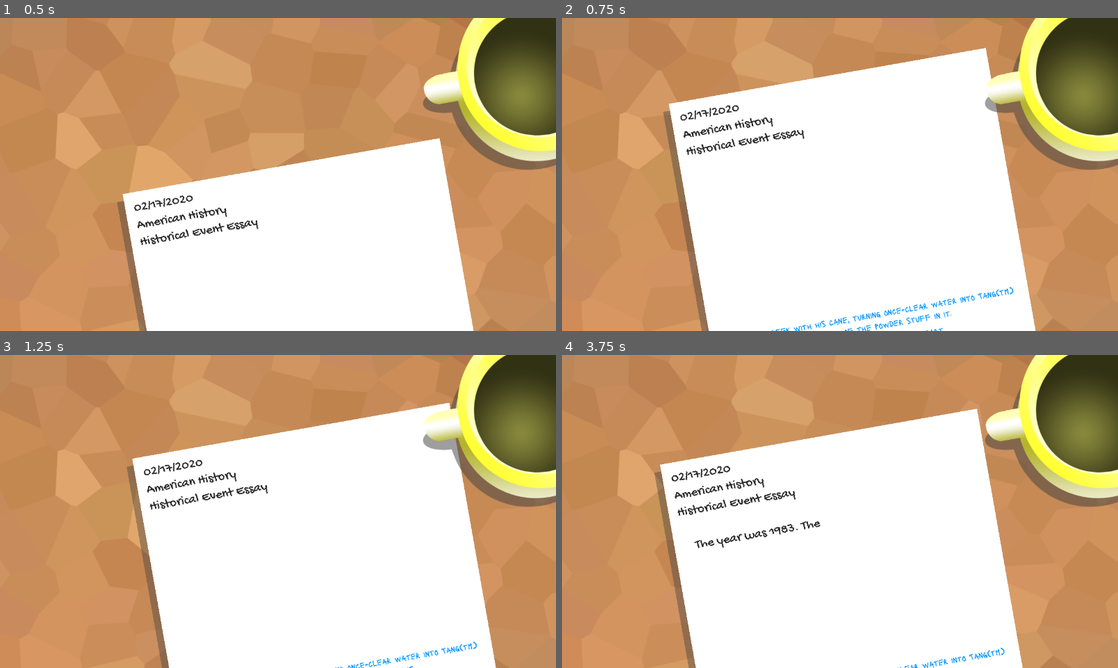
Above: before the commit, frames 1-4 (two rows, left to right).
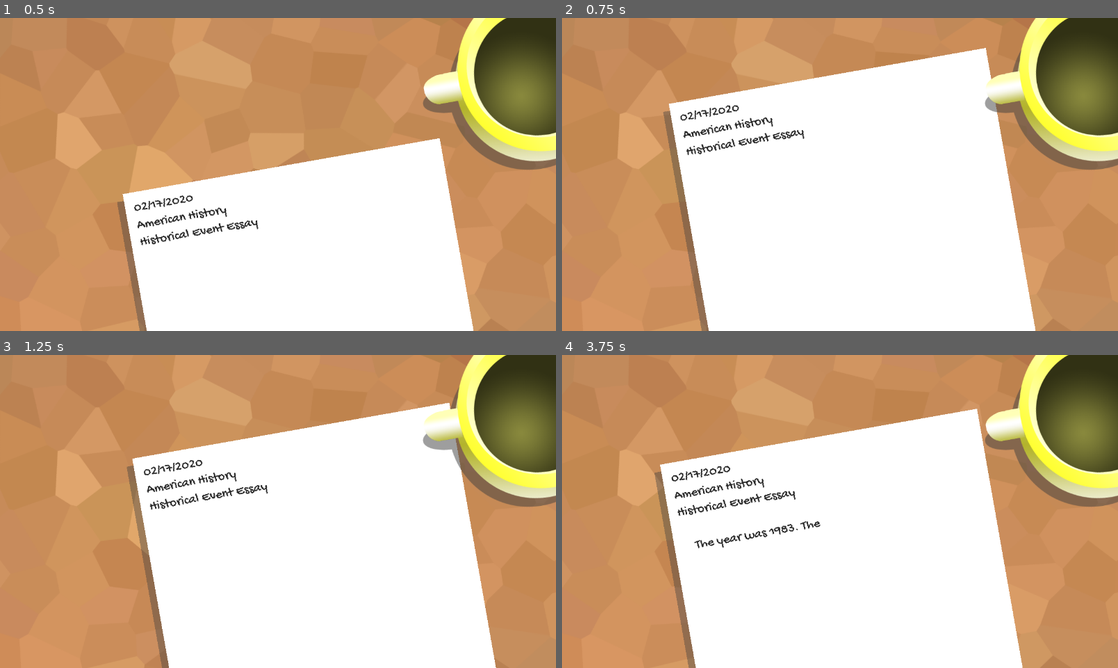
Above: after the commit, the same moments.

Repository: justinwash/godot-wild-jam-18
Game: Godot game, scene res://Scenes/Game.tscn
Same seed, same stepped clock (60 frames per second), same inputs: the game is played once before the commit and once after it.
Inputs:
- Up to frame 1 (0.5 s): no input
- Up to frame 2 (0.75 s): hold Right (ui_right) from 0.53 s (still down)
- Up to frame 3 (1.25 s): keep holding Right (ui_right)
- Up to frame 4 (3.75 s): release Right (ui_right) at 1.28 s; hold Down (ui_down) 1.28-2.03 s; hold Right (ui_right) 2.03-2.78 s; hold Up (ui_up) 2.78-3.53 s; hold Left (ui_left) from 3.53 s (still down)

Frame 1 is identical in both runs. In frame 2, 0.6% of the frame differs, in the area x 37-82%, y 86-100%; in frame 3, 0.2%; in frame 4, 0.2%.

Commit message:
make choices a scene

Diff:
--- /dev/null
+++ b/Plaguearism/Scenes/Day.tscn
@@ -0,0 +1,76 @@
+[gd_scene load_steps=5 format=2]
+
+[ext_resource path="res://Fonts/Lacquer-Regular.ttf" type="DynamicFontData" id=1]
+[ext_resource path="res://Scripts/Choice.gd" type="Script" id=2]
+[ext_resource path="res://Scripts/Option.gd" type="Script" id=3]
+
+[sub_resource type="DynamicFont" id=1]
+size = 20
+font_data = ExtResource( 1 )
+
+[node name="Day 1" type="Node2D"]
+visible = false
+script = ExtResource( 2 )
+correct_choice = NodePath("../AllChoices/Day1")
+
+[node name="1" type="Label" parent="."]
+margin_left = 287.0
+margin_top = 728.85
+margin_right = 988.0
+margin_bottom = 787.85
+custom_fonts/font = SubResource( 1 )
+custom_colors/font_color = Color( 0, 0.580392, 1, 1 )
+text = "answer 1"
+align = 1
+autowrap = true
+script = ExtResource( 3 )
+__meta__ = {
+"_edit_use_anchors_": false
+}
+
+[node name="ClickArea" type="TextureButton" parent="1"]
+margin_right = 711.0
+margin_bottom = 60.0
+mouse_default_cursor_shape = 2
+
+[node name="2" type="Label" parent="."]
+margin_left = 290.324
+margin_top = 790.9
+margin_right = 991.324
+margin_bottom = 849.9
+custom_fonts/font = SubResource( 1 )
+custom_colors/font_color = Color( 0, 0.580392, 1, 1 )
+text = "answer 2"
+align = 1
+autowrap = true
+script = ExtResource( 3 )
+__meta__ = {
+"_edit_use_anchors_": false
+}
+
+[node name="ClickArea" type="TextureButton" parent="2"]
+margin_right = 713.0
+margin_bottom = 54.0
+mouse_default_cursor_shape = 2
+
+[node name="3" type="Label" parent="."]
+margin_left = 290.324
+margin_top = 857.382
+margin_right = 991.324
+margin_bottom = 916.382
+custom_fonts/font = SubResource( 1 )
+custom_colors/font_color = Color( 0, 0.580392, 1, 1 )
+text = "answer 3"
+align = 1
+autowrap = true
+script = ExtResource( 3 )
+__meta__ = {
+"_edit_use_anchors_": false
+}
+
+[node name="ClickArea" type="TextureButton" parent="3"]
+margin_left = -1.10803
+margin_top = -3.3241
+margin_right = 706.892
+margin_bottom = 56.6759
+mouse_default_cursor_shape = 2
--- a/Plaguearism/Scenes/Game.tscn
+++ b/Plaguearism/Scenes/Game.tscn
@@ -1,13 +1,11 @@
-[gd_scene load_steps=17 format=2]
+[gd_scene load_steps=14 format=2]
 
 [ext_resource path="res://Fonts/GochiHand-Regular.ttf" type="DynamicFontData" id=1]
 [ext_resource path="res://Art/desk.png" type="Texture" id=2]
 [ext_resource path="res://Scripts/Paper.gd" type="Script" id=3]
 [ext_resource path="res://Art/mug.png" type="Texture" id=4]
 [ext_resource path="res://Scripts/Section.gd" type="Script" id=5]
-[ext_resource path="res://Fonts/Lacquer-Regular.ttf" type="DynamicFontData" id=6]
-[ext_resource path="res://Scripts/Choice.gd" type="Script" id=7]
-[ext_resource path="res://Scripts/Option.gd" type="Script" id=8]
+[ext_resource path="res://Scenes/Day.tscn" type="PackedScene" id=6]
 
 [sub_resource type="Animation" id=1]
 resource_name = "Popup"
@@ -31,10 +29,6 @@
 size = 30
 font_data = ExtResource( 1 )
 
-[sub_resource type="DynamicFont" id=4]
-size = 20
-font_data = ExtResource( 6 )
-
 [sub_resource type="RectangleShape2D" id=5]
 extents = Vector2( 703.063, 30.9232 )
 
@@ -222,209 +216,34 @@
 "_editor_description_": "Death of the first pet rock"
 }
 
-[node name="Day 1" type="Node2D" parent="Paper/Choices"]
-script = ExtResource( 7 )
-correct_choice = NodePath("../AllChoices/Day1")
-
-[node name="1" type="Label" parent="Paper/Choices/Day 1"]
-margin_left = 287.0
-margin_top = 728.85
-margin_right = 988.0
-margin_bottom = 787.85
-custom_fonts/font = SubResource( 4 )
-custom_colors/font_color = Color( 0, 0.580392, 1, 1 )
-text = "answer 1"
-align = 1
-autowrap = true
-script = ExtResource( 8 )
-__meta__ = {
-"_edit_use_anchors_": false
-}
-
-[node name="ClickArea" type="TextureButton" parent="Paper/Choices/Day 1/1"]
-margin_right = 711.0
-margin_bottom = 60.0
-mouse_default_cursor_shape = 2
-
-[node name="2" type="Label" parent="Paper/Choices/Day 1"]
-margin_left = 290.324
-margin_top = 790.9
-margin_right = 991.324
-margin_bottom = 849.9
-custom_fonts/font = SubResource( 4 )
-custom_colors/font_color = Color( 0, 0.580392, 1, 1 )
-text = "answer 2"
-align = 1
-autowrap = true
-script = ExtResource( 8 )
-__meta__ = {
-"_edit_use_anchors_": false
-}
-
-[node name="ClickArea" type="TextureButton" parent="Paper/Choices/Day 1/2"]
-margin_right = 713.0
-margin_bottom = 54.0
-mouse_default_cursor_shape = 2
-
-[node name="3" type="Label" parent="Paper/Choices/Day 1"]
-margin_left = 290.324
-margin_top = 857.382
-margin_right = 991.324
-margin_bottom = 916.382
-custom_fonts/font = SubResource( 4 )
-custom_colors/font_color = Color( 0, 0.580392, 1, 1 )
-text = "answer 3"
-align = 1
-autowrap = true
-script = ExtResource( 8 )
-__meta__ = {
-"_edit_use_anchors_": false
-}
-
-[node name="ClickArea" type="TextureButton" parent="Paper/Choices/Day 1/3"]
-margin_left = -1.10803
-margin_top = -3.3241
-margin_right = 706.892
-margin_bottom = 56.6759
-mouse_default_cursor_shape = 2
-
-[node name="Day 2" type="Node2D" parent="Paper/Choices"]
-visible = false
-position = Vector2( 3.09082, 275.088 )
-script = ExtResource( 7 )
-delay = 45
+[node name="Day 1" parent="Paper/Choices" instance=ExtResource( 6 )]
+
+[node name="Day 2" parent="Paper/Choices" instance=ExtResource( 6 )]
 correct_choice = NodePath("../AllChoices/Day2")
 
-[node name="1" type="Label" parent="Paper/Choices/Day 2"]
-margin_left = 287.0
-margin_top = 728.85
-margin_right = 988.0
-margin_bottom = 787.85
-custom_fonts/font = SubResource( 4 )
-custom_colors/font_color = Color( 0, 0.580392, 1, 1 )
-text = "answer 1"
-align = 1
-autowrap = true
-script = ExtResource( 8 )
-__meta__ = {
-"_edit_use_anchors_": false
-}
-
-[node name="ClickArea" type="TextureButton" parent="Paper/Choices/Day 2/1"]
-margin_right = 711.0
-margin_bottom = 60.0
-mouse_default_cursor_shape = 2
-
-[node name="2" type="Label" parent="Paper/Choices/Day 2"]
-margin_left = 290.324
-margin_top = 790.9
-margin_right = 991.324
-margin_bottom = 849.9
-custom_fonts/font = SubResource( 4 )
-custom_colors/font_color = Color( 0, 0.580392, 1, 1 )
-text = "answer 2"
-align = 1
-autowrap = true
-script = ExtResource( 8 )
-__meta__ = {
-"_edit_use_anchors_": false
-}
-
-[node name="ClickArea" type="TextureButton" parent="Paper/Choices/Day 2/2"]
-margin_right = 713.0
-margin_bottom = 54.0
-mouse_default_cursor_shape = 2
-
-[node name="3" type="Label" parent="Paper/Choices/Day 2"]
-margin_left = 290.324
-margin_top = 857.382
-margin_right = 991.324
-margin_bottom = 916.382
-custom_fonts/font = SubResource( 4 )
-custom_colors/font_color = Color( 0, 0.580392, 1, 1 )
-text = "answer 3"
-align = 1
-autowrap = true
-script = ExtResource( 8 )
-__meta__ = {
-"_edit_use_anchors_": false
-}
-
-[node name="ClickArea" type="TextureButton" parent="Paper/Choices/Day 2/3"]
-margin_left = -1.10803
-margin_top = -3.3241
-margin_right = 706.892
-margin_bottom = 56.6759
-mouse_default_cursor_shape = 2
-
-[node name="Day 3" type="Node2D" parent="Paper/Choices"]
-visible = false
-position = Vector2( 3.09082, 537.812 )
-script = ExtResource( 7 )
-delay = 50
+[node name="Day 3" parent="Paper/Choices" instance=ExtResource( 6 )]
 correct_choice = NodePath("../AllChoices/Day3")
 
-[node name="1" type="Label" parent="Paper/Choices/Day 3"]
-margin_left = 287.0
-margin_top = 728.85
-margin_right = 988.0
-margin_bottom = 787.85
-custom_fonts/font = SubResource( 4 )
-custom_colors/font_color = Color( 0, 0.580392, 1, 1 )
-text = "answer 1"
-align = 1
-autowrap = true
-script = ExtResource( 8 )
-__meta__ = {
-"_edit_use_anchors_": false
-}
-
-[node name="ClickArea" type="TextureButton" parent="Paper/Choices/Day 3/1"]
-margin_right = 711.0
-margin_bottom = 60.0
-mouse_default_cursor_shape = 2
-
-[node name="2" type="Label" parent="Paper/Choices/Day 3"]
-margin_left = 290.324
-margin_top = 790.9
-margin_right = 991.324
-margin_bottom = 849.9
-custom_fonts/font = SubResource( 4 )
-custom_colors/font_color = Color( 0, 0.580392, 1, 1 )
-text = "answer 2"
-align = 1
-autowrap = true
-script = ExtResource( 8 )
-__meta__ = {
-"_edit_use_anchors_": false
-}
-
-[node name="ClickArea" type="TextureButton" parent="Paper/Choices/Day 3/2"]
-margin_right = 713.0
-margin_bottom = 54.0
-mouse_default_cursor_shape = 2
-
-[node name="3" type="Label" parent="Paper/Choices/Day 3"]
-margin_left = 290.324
-margin_top = 857.382
-margin_right = 991.324
-margin_bottom = 916.382
-custom_fonts/font = SubResource( 4 )
-custom_colors/font_color = Color( 0, 0.580392, 1, 1 )
-text = "answer 3"
-align = 1
-autowrap = true
-script = ExtResource( 8 )
-__meta__ = {
-"_edit_use_anchors_": false
-}
-
-[node name="ClickArea" type="TextureButton" parent="Paper/Choices/Day 3/3"]
-margin_left = -1.10803
-margin_top = -3.3241
-margin_right = 706.892
-margin_bottom = 56.6759
-mouse_default_cursor_shape = 2
+[node name="Day 4" parent="Paper/Choices" instance=ExtResource( 6 )]
+correct_choice = NodePath("../AllChoices/Day4")
+
+[node name="Day 5" parent="Paper/Choices" instance=ExtResource( 6 )]
+correct_choice = NodePath("../AllChoices/Day5")
+
+[node name="Day 6" parent="Paper/Choices" instance=ExtResource( 6 )]
+correct_choice = NodePath("../AllChoices/Day6")
+
+[node name="Day 7" parent="Paper/Choices" instance=ExtResource( 6 )]
+correct_choice = NodePath("../AllChoices/Day7")
+
+[node name="Day 8" parent="Paper/Choices" instance=ExtResource( 6 )]
+correct_choice = NodePath("../AllChoices/Day8")
+
+[node name="Day 9" parent="Paper/Choices" instance=ExtResource( 6 )]
+correct_choice = NodePath("../AllChoices/Day9")
+
+[node name="Day 10" parent="Paper/Choices" instance=ExtResource( 6 )]
+correct_choice = NodePath("../AllChoices/Day10")
 
 [node name="Boundary" type="Node2D" parent="."]
 
--- a/Plaguearism/Scripts/Option.gd
+++ b/Plaguearism/Scripts/Option.gd
@@ -2,20 +2,27 @@
 
 onready var click_area = $ClickArea
 onready var day = $".."
+onready var selected = false
 export(Color) var idle_color = get("custom_colors/font_color")
 export(Color) var hover_color = Color('ff0000')
+export(Color) var correct_color = Color('')
+export(Color) var incorrect_color = Color('')
 
 func _ready():
 	click_area.connect("button_up", self, "_on_click")
 
 func _physics_process(delta):
-	if (click_area.is_hovered()):
-		add_color_override("font_color", hover_color)
-	else:
-		add_color_override("font_color", idle_color)
+	if !selected:
+		if (click_area.is_hovered()):
+			add_color_override("font_color", hover_color)
+		else:
+			add_color_override("font_color", idle_color)
 
 func _on_click():
+	selected = true
 	if (day.correct_choice_text == self.text):
 		print("correct!")
+		add_color_override("font_color", correct_color)
 	else:
 		print("wrong!")
+		add_color_override("font_color", incorrect_color)
